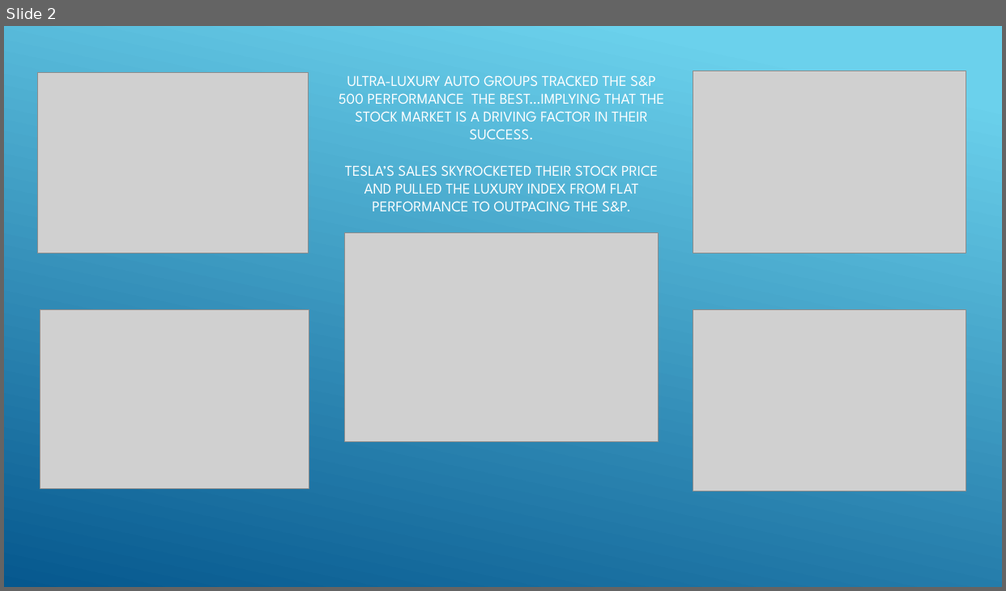
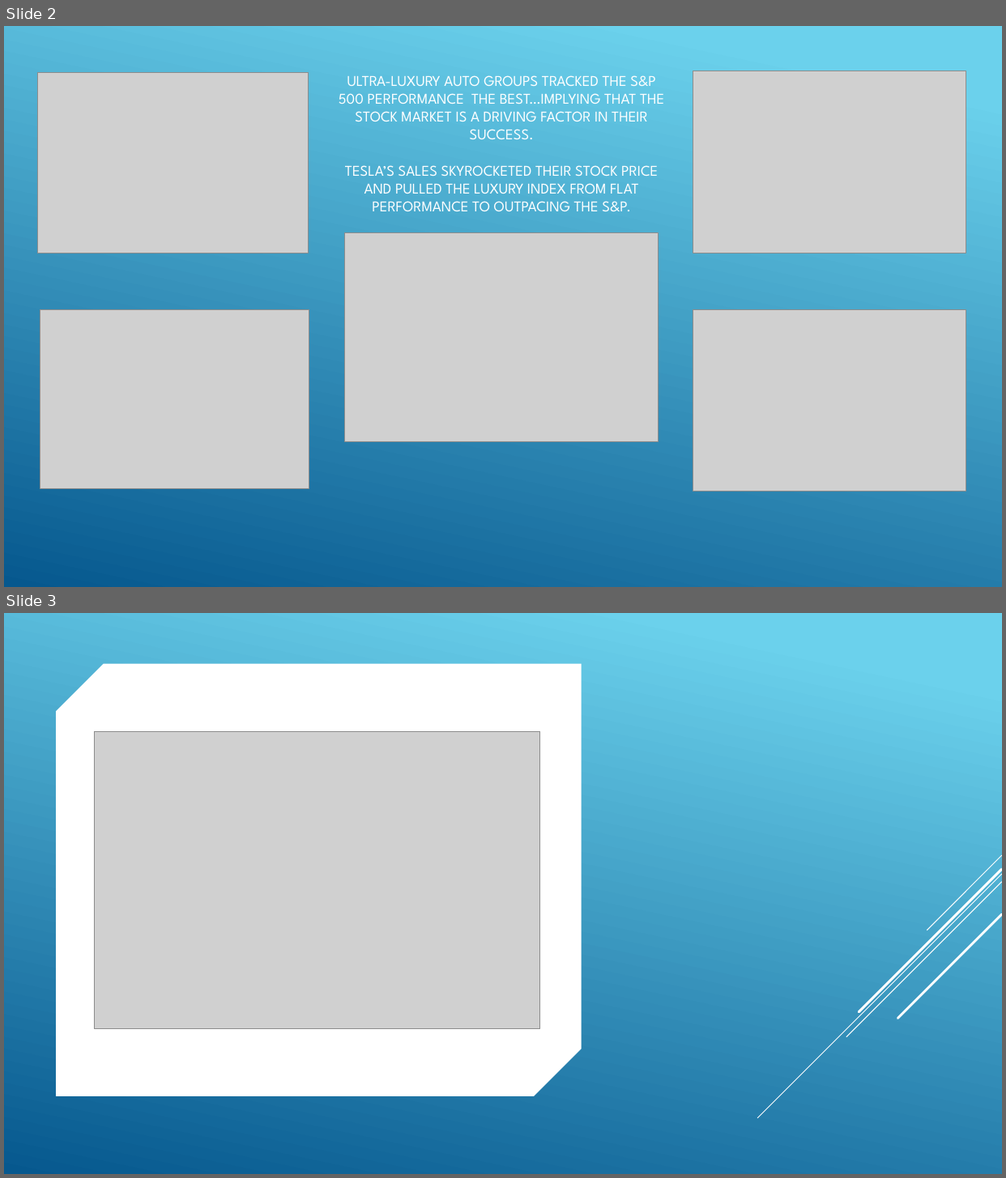
Before and after one commit to danawoodruff/Car-Sales-Analysis, a slide deck: StockPowerPointSlideMockup.pptx. Shown one above the other, each under a label of ours: slide 2 before the commit, slides 2 and 3 after it. The pictures are 1006x591 and 1006x1178 pixels, drawn with LibreOffice and Linux fonts; fonts in the diff are those of the drawing; grey boxes stand for pictures. Boxes give left, top, right and bottom in pixels: in the first picture for what was removed or moved away, otherwise in the second. Text is boxed around its words. In the diff, an @@ line names an element or a change of style, - is before the commit and + after.

```diff
--- a/StockPowerPointSlideMockup.pptx
+++ b/StockPowerPointSlideMockup.pptx
@@ slide 3 added at (4, 613, 1002, 1174), background #FFFFFF @@
@@ rectangle added at (4, 613, 1002, 1174), fill gradient #6ED2EB to #06588E @@
@@ line added from (1002, 620) to (504, 1118), #000000 1 pt @@
@@ line added from (1002, 632) to (596, 1037), #000000 1 pt @@
@@ line added from (1002, 616) to (604, 1013), #000000 2.5 pt @@
@@ line added from (989, 614) to (678, 926), #000000 1 pt @@
@@ snip diag rect added at (56, 664, 582, 1097), fill #FFFFFF @@
@@ line added from (1002, 663) to (646, 1019), #000000 2.5 pt @@
@@ picture added at (94, 731, 540, 1029) @@
@@ group added at (758, 855, 1002, 1118): 5 lines @@
@@ group added at (758, 855, 1002, 1118): 5 lines @@
```
Also in this commit, not shown: 11 other files.
